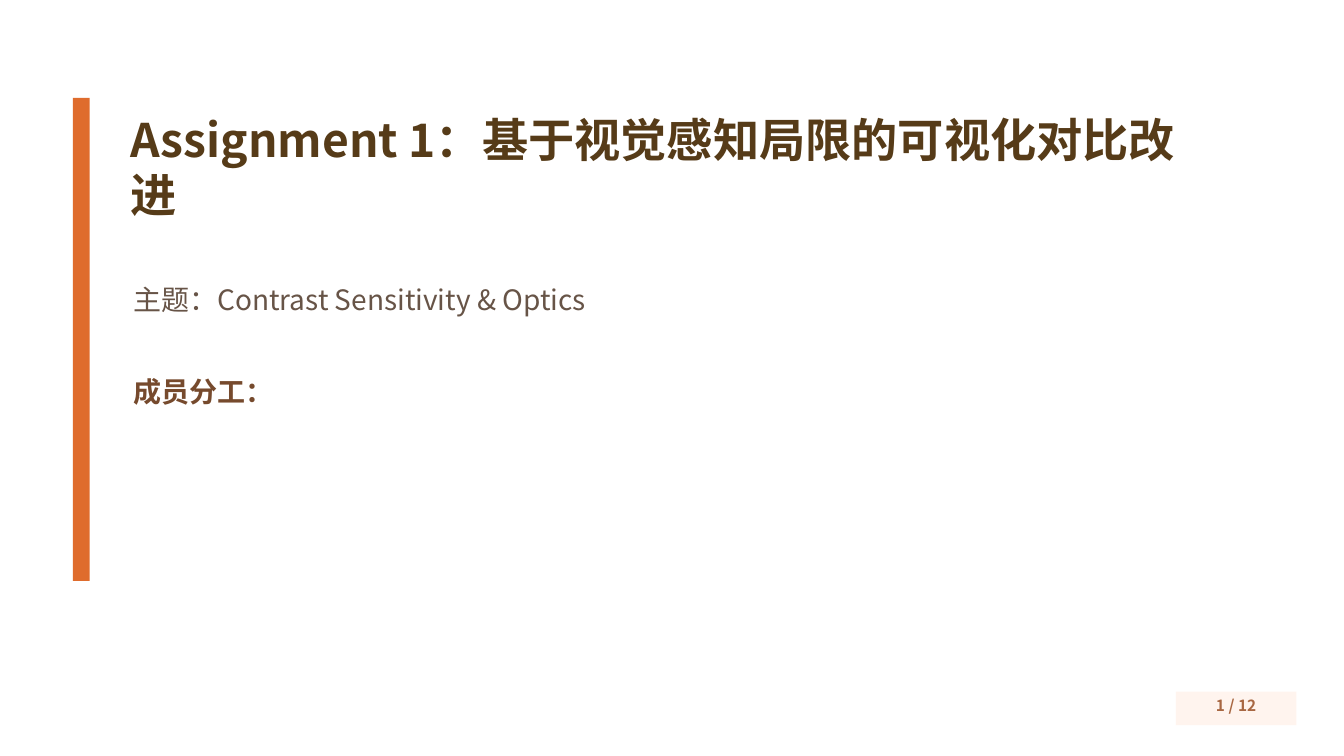
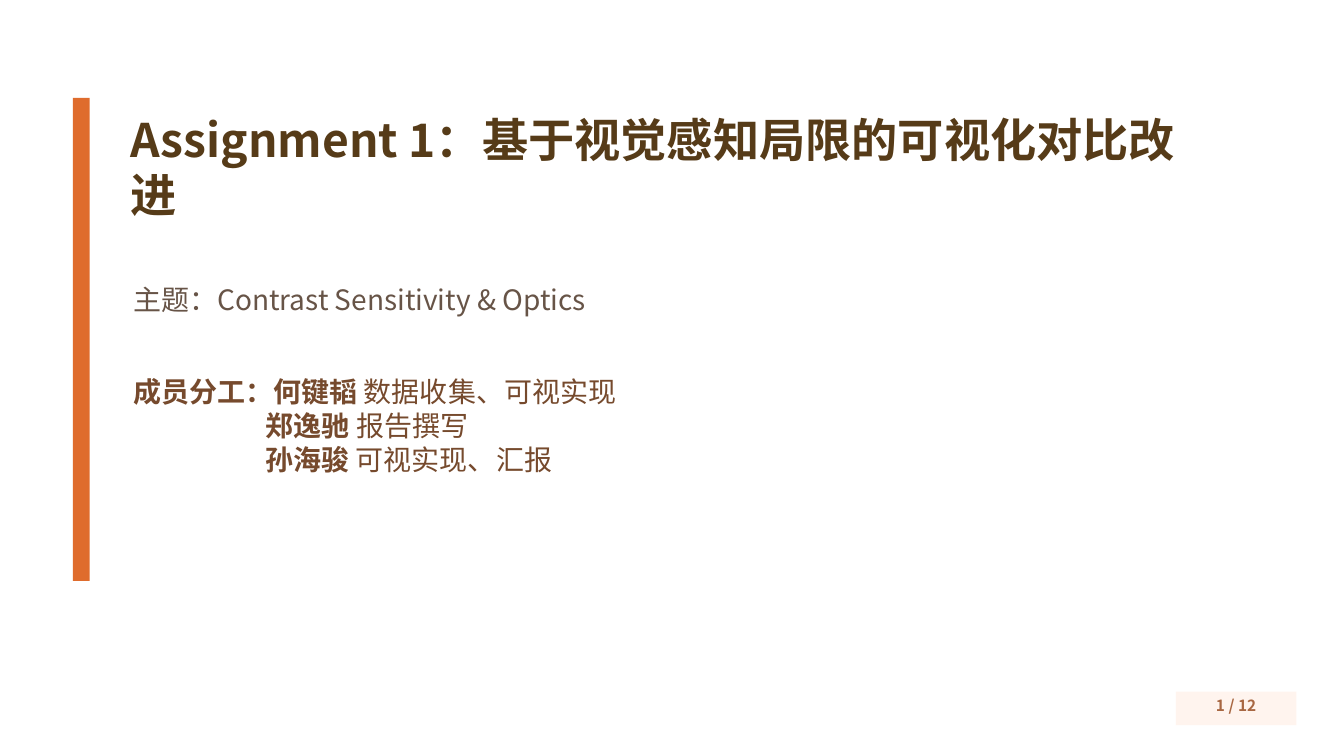
Before and after one commit to STU-VAD/Assignment1_ContrastSensitivity-Optics, a slide deck: slide 1 of Release/PPT_Assignment1.pptx. Drawn at 1344x756 pixels with LibreOffice and Linux fonts; fonts in the diff are those of the drawing. Boxes give left, top, right and bottom in pixels: in the first picture for what was removed or moved away, otherwise in the second. Text is boxed around its words. In the diff, an @@ line names an element or a change of style, - is before the commit and + after.

Commit message:
Release 1.0 PPT添加分工

```diff
--- a/Release/PPT_Assignment1.pptx
+++ b/Release/PPT_Assignment1.pptx
@@ text at box(133, 378, 616, 473): text changed; bold off @@
-成员分工：
+成员分工：何键韬 数据收集、可视实现
+郑逸驰 报告撰写
+孙海骏 可视实现、汇报
```
Also in this commit, not shown: 1 other slide changed.
